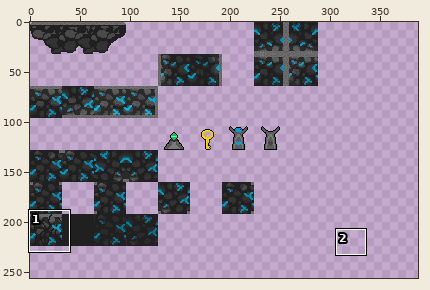
Two states of a sprite sheet, Assets/Imports/tile set.png. The picture above shows the old version from afar; the outline marks the close-up.
Close-up. Earlier state:
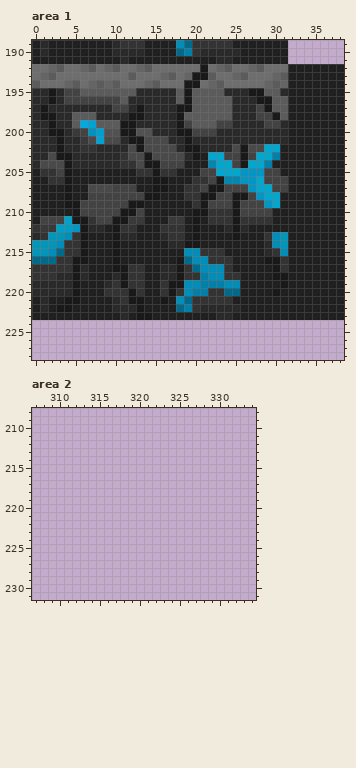
The file is 480x256 pixels. Colours within 5 levels of each other are drawn and written as one. Shown: area 1: x 0..38, y 189..228; area 2: x 307..334, y 208..231. The wide view leaves out empty margins. The commit also changed other parts of the picture, which this record leaves out.
The same view after the edit:
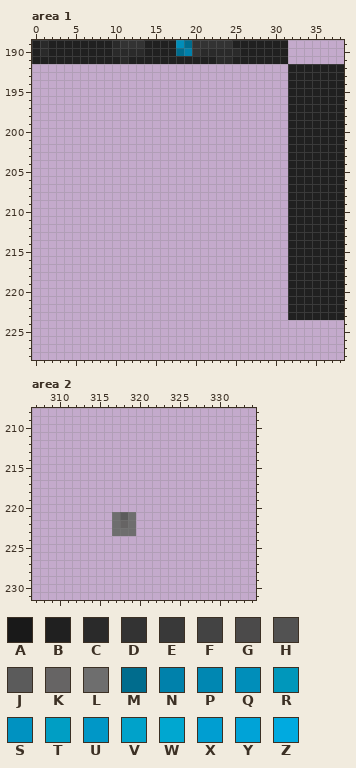
Palette (. is transparent): A #191919  B #202020  C #2a2a2a  D #333333  E #393939  F #434343  G #4b4a4a  H #525252  J #5b5b5b  K #666464  L #6e6e6e  M #006c8d  N #0081ab  P #0087b2  Q #008eba  R #0097bb  S #0092c1  T #009ec4  U #0097c7  V #00a2ca  W #00a7d0  X #009ed1  Y #00a3d7  Z #00aae0
Diff:
Changed rows in their new state; - is an unchanged pixel.
Area 1:
first column x 0:
192 ................................
193 ................................
194 ................................
195 ................................
196 ................................
197 ................................
198 ................................
199 ................................
200 ................................
201 ................................
202 ................................
203 ................................
204 ................................
205 ................................
206 ................................
207 ................................
208 ................................
209 ................................
210 ................................
211 ................................
212 ................................
213 ................................
214 ................................
215 ................................
216 ................................
217 ................................
218 ................................
219 ................................
220 ................................
221 ................................
222 ................................
223 ................................
Area 2:
first column x 317:
221 LJL
222 LKL
223 LLL
Pixel boxes of the changes (left, top, right, bottom) in both close-ups:
erased: (32, 64, 288, 320)
added: (112, 512, 136, 536)
